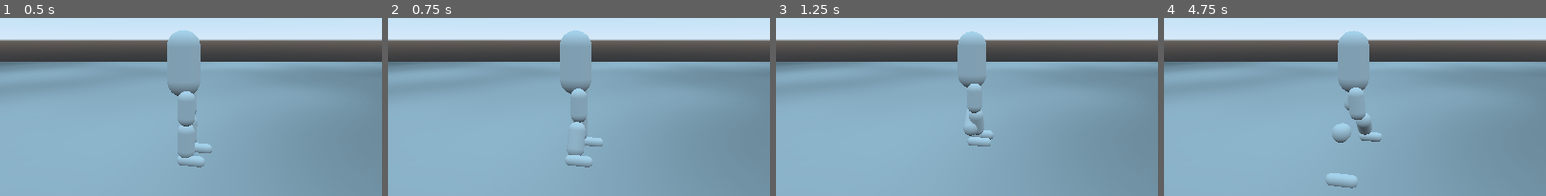
Above: before the commit, frames 1-4 (left to right).
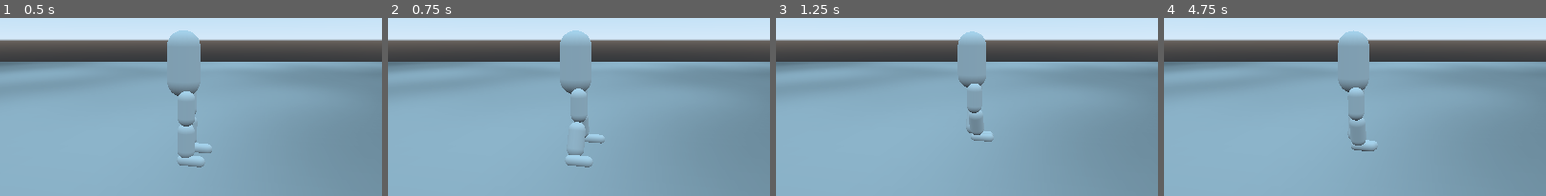
Above: after the commit, the same moments.

Repository: Terkwood/tinker-godot-joint
Game: Godot game, scene res://Main.tscn
Two runs of this game, one before a commit and one after it. Both use one fixed random seed, a clock stepped at 60 frames per second and the inputs below.
Inputs:
- Up to frame 1 (0.5 s): no input
- Up to frame 2 (0.75 s): hold Right (ui_right) from 0.53 s (still down)
- Up to frame 3 (1.25 s): keep holding Right (ui_right)
- Up to frame 4 (4.75 s): release Right (ui_right) at 1.28 s; hold Down (ui_down) 1.28-2.03 s; hold Right (ui_right) 2.03-2.78 s; hold Up (ui_up) 2.78-3.53 s; hold Left (ui_left) from 3.53 s (still down)
The pictures show only the part of the screen within x 26-76%, y 31-81%; the shares and areas given below are measured in that part.

Frame 1 is identical in both runs. In frame 2, 0.3% of the frame differs, in the area x 48-57%, y 57-73%; in frame 3, 0.5%; in frame 4, 1.5%, in the area x 42-57%, y 41-96%.

Commit message:
simplify terrible logic !!

Diff:
--- a/Player.gd
+++ b/Player.gd
@@ -19,13 +19,9 @@
 	if Input.is_action_just_pressed("ui_left"):
 		_walking.motion_x = _walking.Motion.Decr
 
-	if Input.is_action_just_released("ui_up") and !Input.is_action_just_released("ui_down"):
+	if Input.is_action_just_released("ui_up") or Input.is_action_just_released("ui_down"):
 		_walking.stop_z()
-	if Input.is_action_just_released("ui_down") and !Input.is_action_just_released("ui_up"):
-		_walking.stop_z()
-	if Input.is_action_just_released("ui_left") and !Input.is_action_pressed("ui_right"):
-		_walking.stop_x()
-	if Input.is_action_just_released("ui_right") and !Input.is_action_pressed("ui_left"):
+	if Input.is_action_just_released("ui_left") or Input.is_action_just_released("ui_right"):
 		_walking.stop_x()
 
 
@@ -39,9 +35,7 @@
 	var v = Vector3(move_x * _X_COEFF, 0, move_z * _Z_COEFF)
 	_kin_upper_body.move_and_slide(v)
 	_foot_node().move_and_slide(2.0 * v)
-	if _left_foot.translation.x > _left_boundary.translation.x:
-		# don't let the left foot escape !!
-		_left_foot.translation.x = _left_boundary.translation.x - _EPSILON
+
 
 func _foot_node():
 	if _walking.moving_foot == _walking.Foot.Left:
